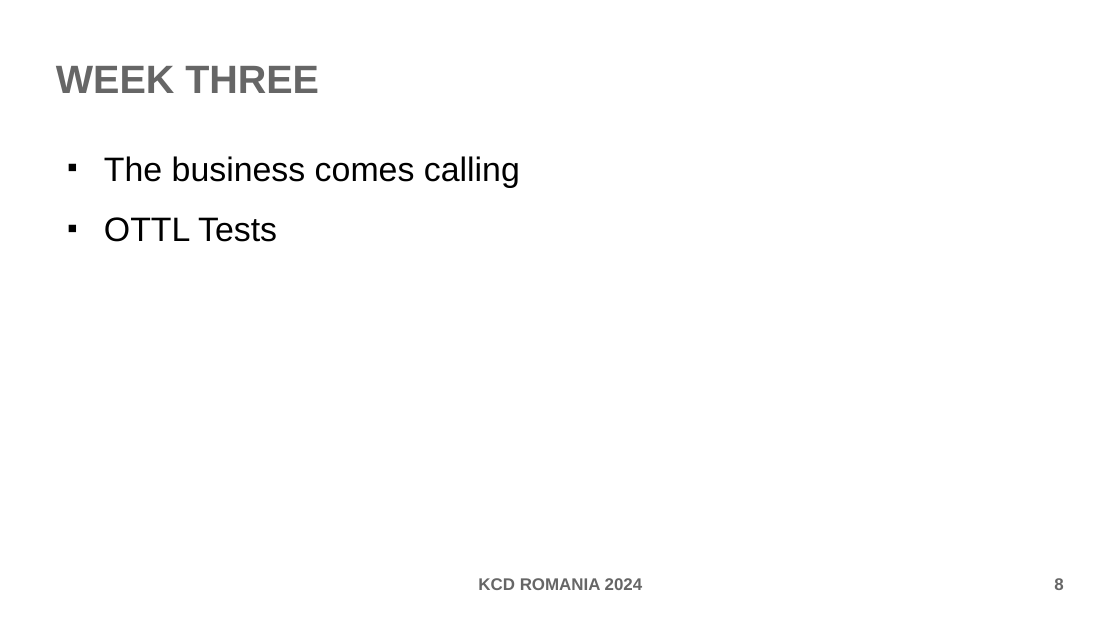
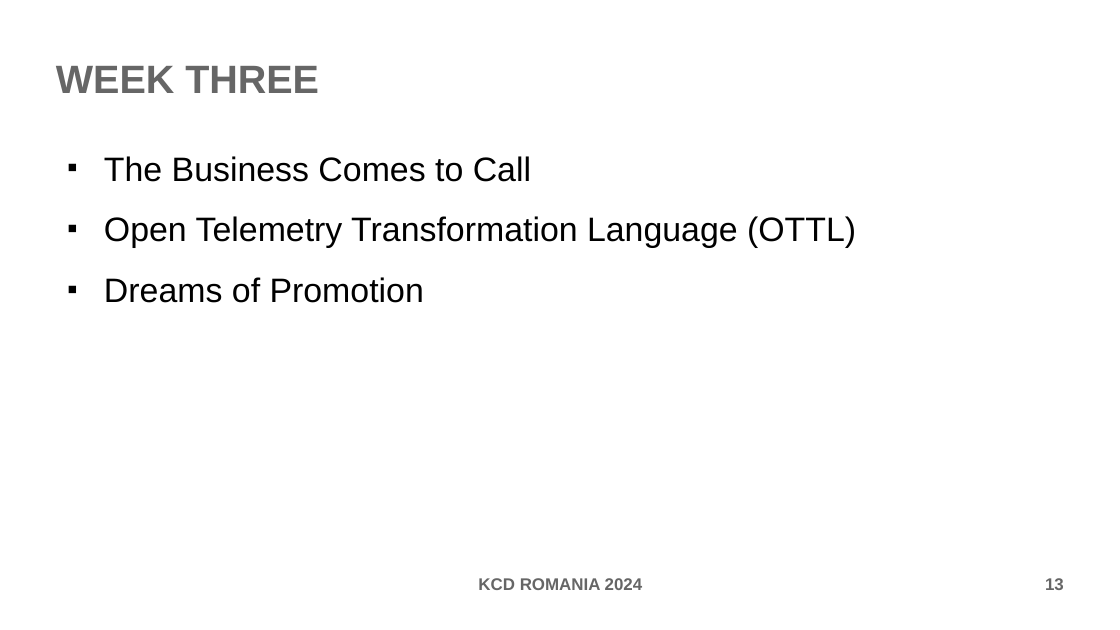
Before and after one commit to forestsword/ditd-presentation, a slide deck: slide 13 of ditd-presentation.odp (slide 8 before the commit). Drawn at 1120x630 pixels with LibreOffice and Linux fonts; fonts in the diff are those of the drawing. Boxes give left, top, right and bottom in pixels: in the first picture for what was removed or moved away, otherwise in the second. Text is boxed around its words. In the diff, an @@ line names an element or a change of style, - is before the commit and + after.

```diff
--- a/ditd-presentation.odp
+++ b/ditd-presentation.odp
@@ text at <box>104,156,856,303</box>: text changed @@
-■ The business comes calling
-■ OTTL Tests
+■ The Business Comes to Call
+■ Open Telemetry Transformation Language (OTTL)
+■ Dreams of Promotion
@@ page number at <box>1045,578,1064,590</box>: text changed @@
-8
+13
```
Also in this commit, not shown: 4 other slides changed, 8 slides added.
